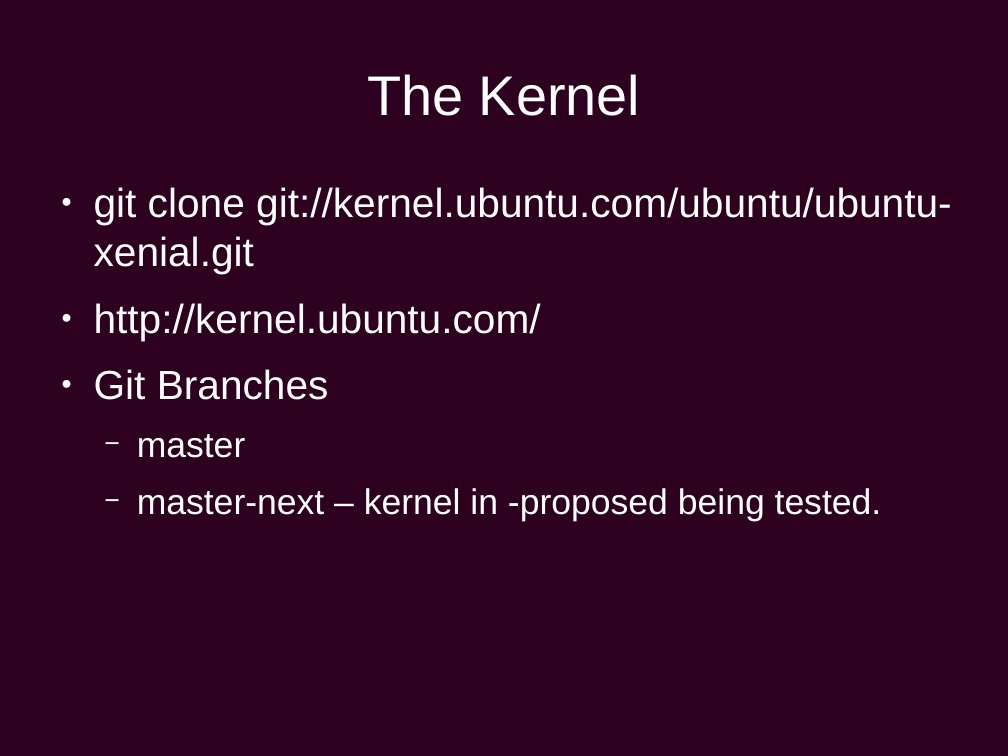
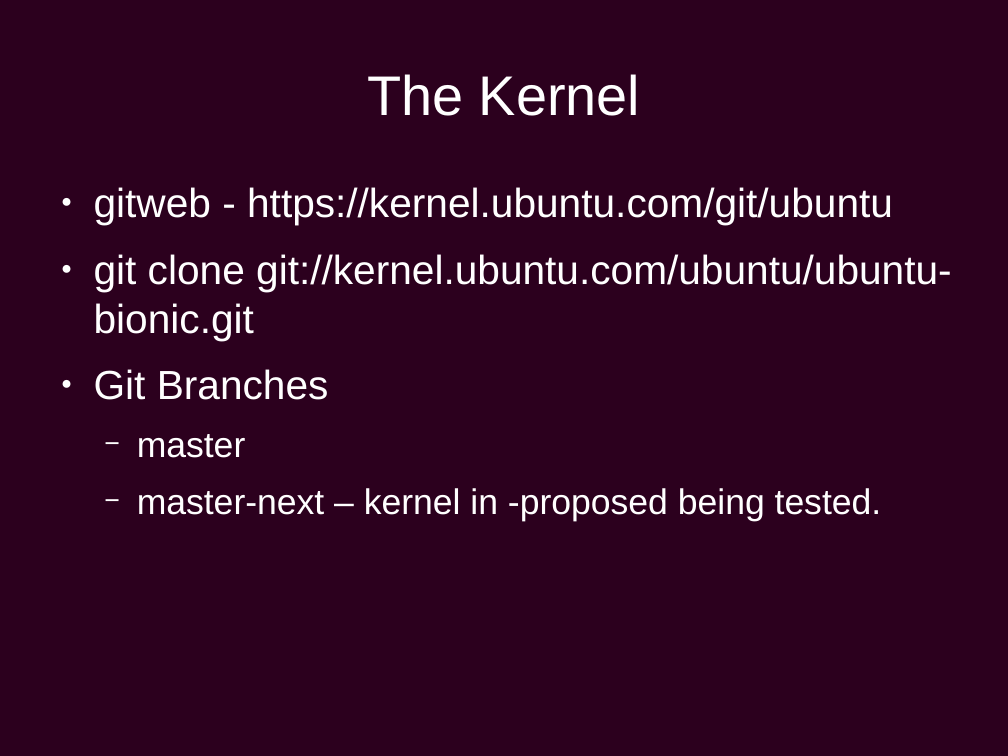
Before and after one commit to chiluk/presentations, a slide deck: slide 32 of Ubuntu Development.odp (slide 27 before the commit). Drawn at 1008x756 pixels with LibreOffice and Linux fonts; fonts in the diff are those of the drawing; background and template pictures are left out. Boxes give left, top, right and bottom in pixels: in the first picture for what was removed or moved away, otherwise in the second. Text is boxed around its words. In the diff, an @@ line names an element or a change of style, - is before the commit and + after.

```diff
--- a/Ubuntu Development.odp
+++ b/Ubuntu Development.odp
@@ text at (94,187,952,340): text changed @@
-● git clone git://kernel.ubuntu.com/ubuntu/ubuntu-xenial.git
-● http://kernel.ubuntu.com/
+● gitweb - https://kernel.ubuntu.com/git/ubuntu
+● git clone git://kernel.ubuntu.com/ubuntu/ubuntu-bionic.git
```
Also in this commit, not shown: 23 other slides changed, 5 slides added.
